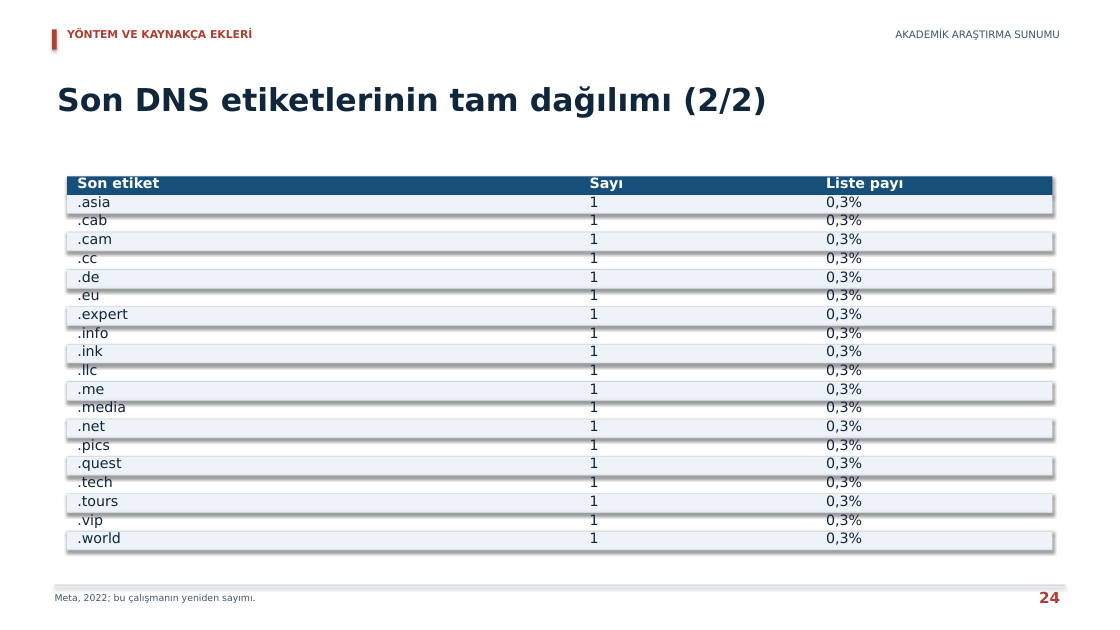
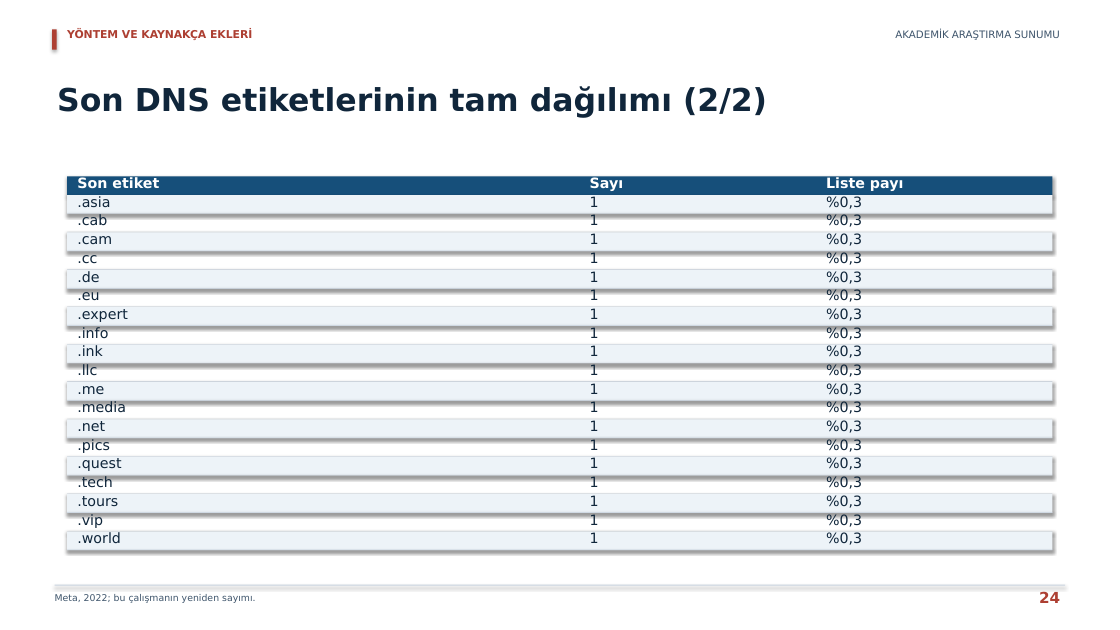
Before and after one commit to erdemkulaclii/SUNUM, a slide deck: slide 24 of output/AKADEMIK_ODAKLI_SUNUM.pptx. Drawn at 1120x630 pixels with LibreOffice and Linux fonts; fonts in the diff are those of the drawing. Boxes give left, top, right and bottom in pixels: in the first picture for what was removed or moved away, otherwise in the second. Text is boxed around its words. In the diff, an @@ line names an element or a change of style, - is before the commit and + after.

```diff
--- a/output/AKADEMIK_ODAKLI_SUNUM.pptx
+++ b/output/AKADEMIK_ODAKLI_SUNUM.pptx
@@ text at bbox=[826, 196, 862, 209]: text changed @@
-0,3%
+%0,3
@@ text at bbox=[826, 214, 862, 227]: text changed @@
-0,3%
+%0,3
@@ text at bbox=[826, 233, 862, 246]: text changed @@
-0,3%
+%0,3
@@ text at bbox=[826, 251, 862, 265]: text changed @@
-0,3%
+%0,3
@@ text at bbox=[826, 271, 862, 284]: text changed @@
-0,3%
+%0,3
@@ text at bbox=[826, 289, 862, 302]: text changed @@
-0,3%
+%0,3
@@ text at bbox=[826, 308, 862, 321]: text changed @@
-0,3%
+%0,3
@@ text at bbox=[826, 326, 862, 340]: text changed @@
-0,3%
+%0,3
@@ text at bbox=[826, 345, 862, 358]: text changed @@
-0,3%
+%0,3
@@ text at bbox=[826, 364, 862, 379]: text changed @@
-0,3%
+%0,3
@@ text at bbox=[826, 383, 862, 396]: text changed @@
-0,3%
+%0,3
@@ text at bbox=[826, 401, 862, 414]: text changed @@
-0,3%
+%0,3
@@ text at bbox=[826, 420, 862, 433]: text changed @@
-0,3%
+%0,3
@@ text at bbox=[826, 438, 862, 452]: text changed @@
-0,3%
+%0,3
@@ text at bbox=[826, 457, 862, 470]: text changed @@
-0,3%
+%0,3
@@ text at bbox=[826, 476, 862, 491]: text changed @@
-0,3%
+%0,3
@@ text at bbox=[826, 495, 862, 508]: text changed @@
-0,3%
+%0,3
@@ text at bbox=[826, 513, 862, 527]: text changed @@
-0,3%
+%0,3
@@ text at bbox=[826, 532, 862, 545]: text changed @@
-0,3%
+%0,3
```
Also in this commit, not shown: 6 other slides changed, 24 other files.
